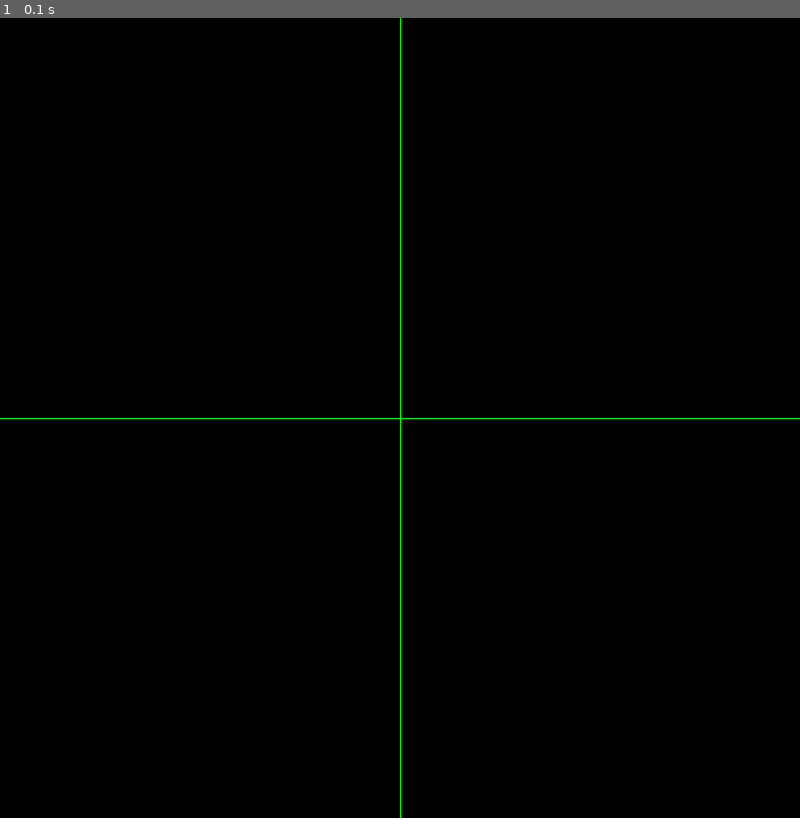
Above: before the commit, frame 1.
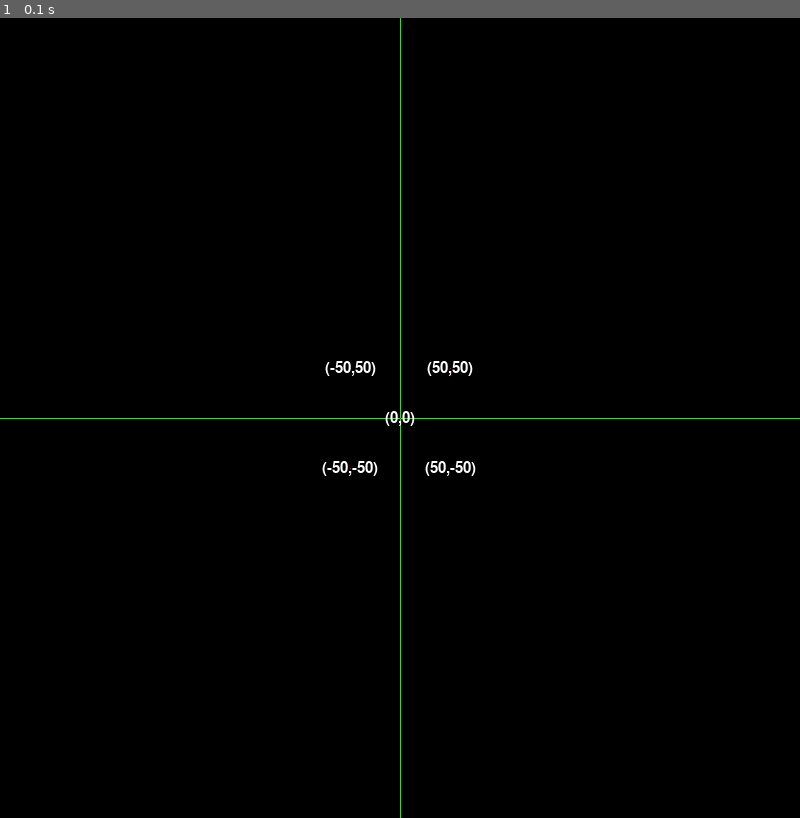
Above: after the commit, the same moment.

Repository: nehakdeshmukh/PyGame
Game: pygame game, started from co-ordinate system.py
Two runs of this game, one before a commit and one after it. Both use one fixed random seed, a clock stepped at 60 frames per second and the inputs below.
Inputs:
- Up to frame 1 (0.1 s): no input

The runs differ from the first frame. In frame 1, 0.3% of the frame differs, in the area x 40-60%, y 42-58%.

Commit message:
function call

Diff:
--- a/co-ordinate system.py
+++ b/co-ordinate system.py
@@ -76,6 +76,19 @@
     return text,textRect
 
 
+t2,tr2 = plot_text(50,-50,X,Y)
+t3,tr3 = plot_text(-50,50,X,Y)
+t4,tr4 = plot_text(-50,-50,X,Y)
+t1,tr1 = plot_text(50,50,X,Y)
+t,tr = plot_text(0,0,X,Y)
+pixAr.close()
+gamedisplay.blit(t, tr)
+gamedisplay.blit(t1, tr1)
+gamedisplay.blit(t2, tr2)
+gamedisplay.blit(t3, tr3)
+gamedisplay.blit(t4, tr4)
+
+
 # main application loop
 run = True
 while run:
